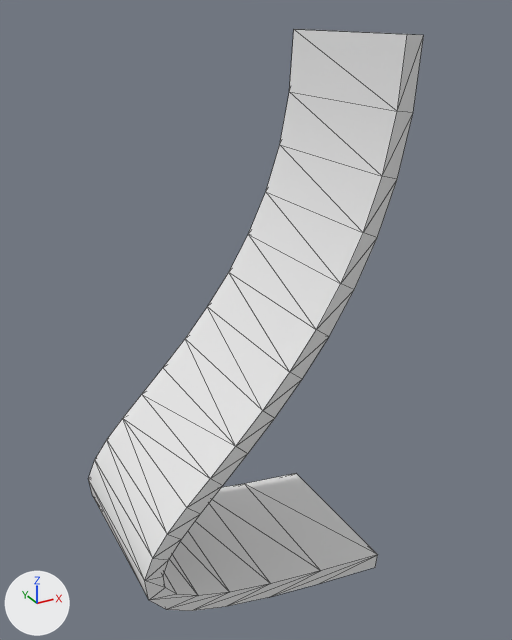
A saved change to the OBJ model public/3d/wall2.obj.
Before and after are seen from a 50 mm lens placed at (-16.3, -32.6, 18.1), pointed at (1.6, -0.1, 1.9). Every picture has the same lights, and +X, +Y and +Z are marked at lower left. Mesh edges are drawn as thin lines. Where no turn or scale is listed for an object, it has been applied to the vertices.

In view in the first picture: 'wall2'.
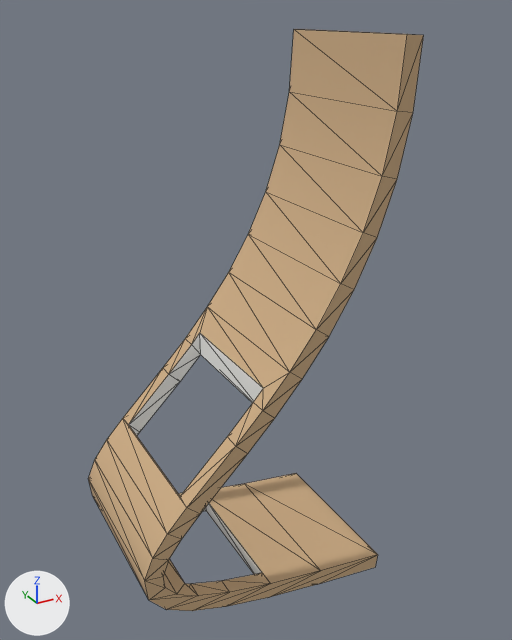
The newer file is also turned or shifted as a whole; pictures and numbers use the older file's frame.

Pixel boxes (x1, y1, x2, y2) of what changed, in the pictures (512 x 640 px):
'wall2', recoloured, reshaped (white to beige): (88, 29, 423, 611) in both
part 1 of me_wall2, built on: (123, 307, 289, 596) in both

The change in detail:
Material 'Wood__Floor' (mat_wood__floor) changes colour from white #e7e7e7 to beige #ccac84; in linear values from (0.8, 0.8, 0.8) to (0.604, 0.412, 0.231).
Material 'okawara_512' (mat_okawara_512) is new.
Its base color is (0.863, 0.859, 0.831) (white #efeeeb).
Its roughness is 1.0.
me_wall2 is used by ob_wall2; location (0.0, 0.0, 0.0).
me_wall2 had 84 vertices, 164 faces and spanned x -7.6..8.0, y -4.9..5.1, z -15.2..17.0.
me_wall2 now has 113 vertices, 230 faces and spans x -7.6..8.0, y -4.9..5.1, z -15.2..17.0.
Part 1, on me_wall2:
3 vertices are removed from x -3.7..-3.0, y -4.9..5.1, z -4.8..-4.1.
35 faces are deleted.
7 vertices are added at x -5.0..0.0, y -3.9, z -13.9..-0.3.
9 new vertices lie (0.0, -1.0, 0.0) away from vertices in x -4.7..0.0, y 5.1, z -13.9..-1.0.
9 new vertices lie (0.0, 1.0, 0.0) away from vertices in x -4.7..0.0, y -4.9, z -13.9..-1.0.
7 new vertices lie (0.0, 8.0, 0.0) away from vertices in x -5.0..0.0, y -3.9, z -13.9..-0.3.
69 new faces join them, mat_wood__floor (beige #ccac84).
32 new faces join them, mat_okawara_512 (white #efeeeb).
me_wall2 now uses material mat_okawara_512 (white #efeeeb).
